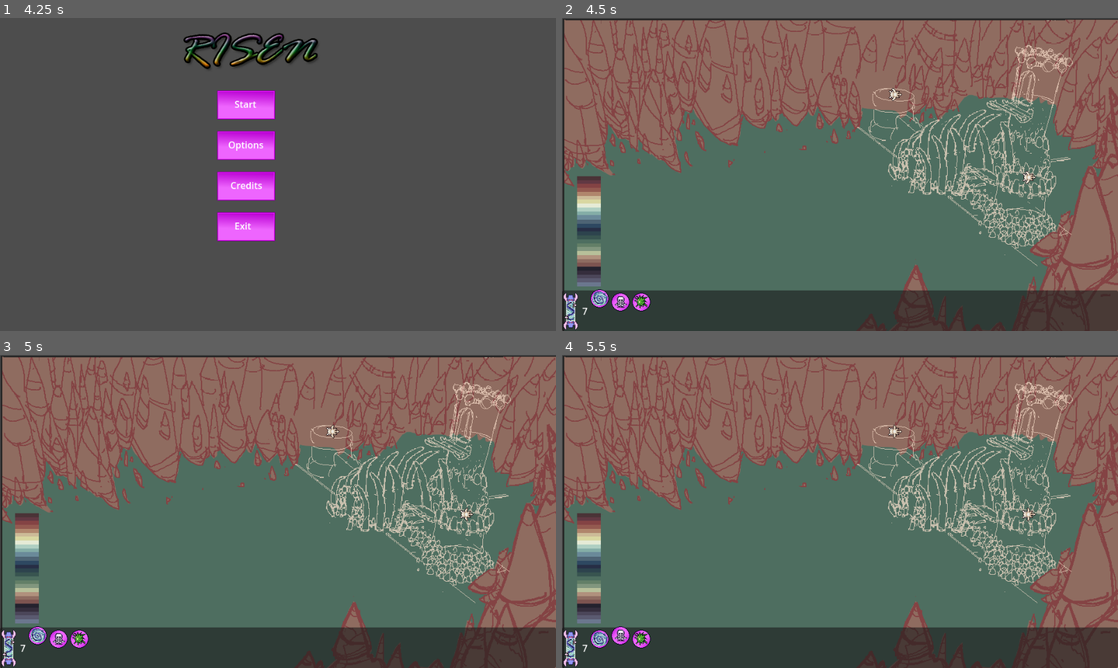
Above: before the commit, frames 1-4 (two rows, left to right).
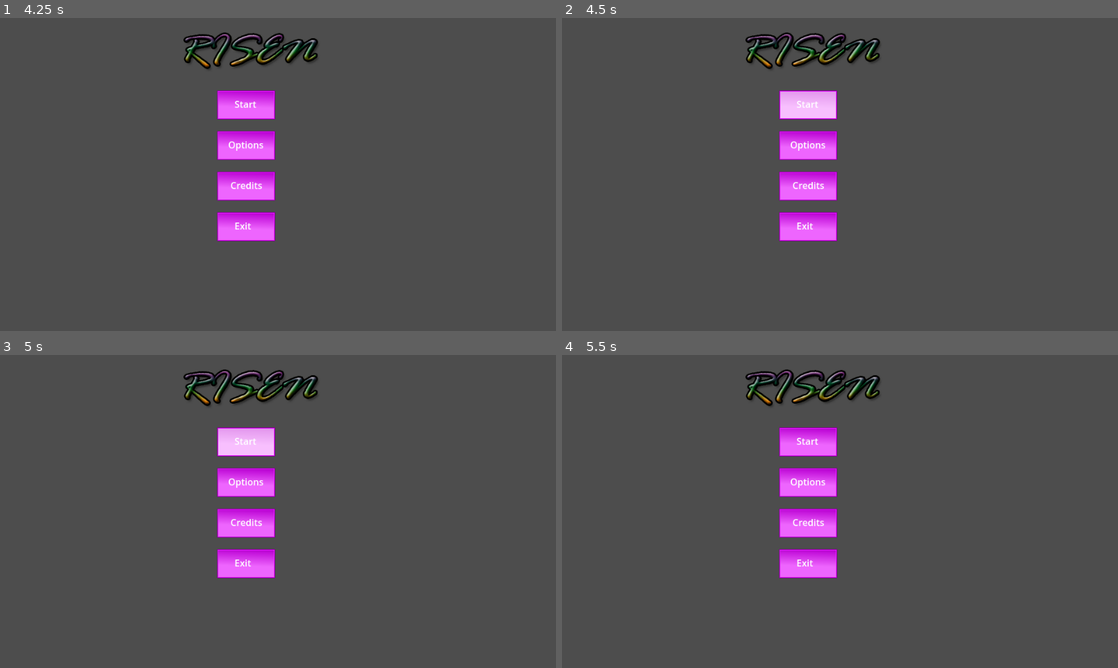
Above: after the commit, the same moments.

Repository: 00Her0/risen
Game: Godot game, scene res://Scenes/start_menu.tscn
Same seed, same stepped clock (60 frames per second), same inputs: the game is played once before the commit and once after it. Sound files missing from this copy of the repository are replaced by a short silence.
Inputs (mouse positions are in pixels of both pictures, inside the frame that each line leads up to):
- Up to frame 1 (4.25 s): click "Options" at 0.5 s; click "Mute Music" at 1.25 s; click "Mute Sound" at 2 s; click "Credits" at 2.75 s; click "Back" at 3.5 s
- Up to frame 2 (4.5 s): click "Start" at 4.25 s
- Up to frame 3 (5 s): no input
- Up to frame 4 (5.5 s): click (623, 649) at 5.02 s

Frame 1 is identical in both runs. In frame 2, 97% of the frame differs, in the area x 0-100%, y 0-100%; in frame 3, 97%; in frame 4, 97%.

Commit message:
Sounds and units
added sounds to UI and spells, also added unit variety when being spawned

Diff:
--- a/Scenes/enemy.tscn
+++ b/Scenes/enemy.tscn
@@ -6,6 +6,10 @@
 [ext_resource type="Texture2D" uid="uid://dksc1anrrjfr1" path="res://assets/HP back.png" id="4_1qivc"]
 [ext_resource type="Texture2D" uid="uid://hluqty1pngvc" path="res://assets/HP outside.png" id="5_fdwcg"]
 [ext_resource type="Texture2D" uid="uid://dk8jbh52x55g5" path="res://assets/HP progress.png" id="6_upl7w"]
+[ext_resource type="AudioStream" uid="uid://d2k50q5g01nq6" path="res://assets/Music and sounds/VOXScrm_Male Serial Killer Attacking 1_344 Audio_Screaming.wav" id="7_ea3pj"]
+[ext_resource type="AudioStream" uid="uid://bousvtdao5ypk" path="res://assets/Music and sounds/Bluezone_BC0277_weapon_smoke_grenade_launcher_003.wav" id="8_lgjtw"]
+[ext_resource type="AudioStream" uid="uid://p7407a7nijxb" path="res://assets/Music and sounds/MAGElem_Water Spell Splash Attack Medium 2_RogueWaves_DruidMagic.wav" id="9_qcg3x"]
+[ext_resource type="AudioStream" uid="uid://cimijcrb8qlo6" path="res://assets/Music and sounds/SWSH_Sword Slash Impact V2 Assorted 18_DDUMAIS_NONE.wav" id="10_pqpkd"]
 
 [sub_resource type="CapsuleShape2D" id="CapsuleShape2D_hgrnx"]
 radius = 7.0
@@ -145,6 +149,20 @@
 
 [node name="risen_damage" type="Timer" parent="."]
 
+[node name="Deathsound" type="AudioStreamPlayer" parent="."]
+stream = ExtResource("7_ea3pj")
+
+[node name="Explosionsound" type="AudioStreamPlayer" parent="."]
+stream = ExtResource("8_lgjtw")
+
+[node name="Raisesound" type="AudioStreamPlayer" parent="."]
+stream = ExtResource("9_qcg3x")
+volume_db = -15.0
+
+[node name="Attacksound" type="AudioStreamPlayer" parent="."]
+stream = ExtResource("10_pqpkd")
+volume_db = -20.0
+
 [connection signal="area_entered" from="Area2D" to="." method="_on_area_2d_area_entered"]
 [connection signal="area_exited" from="Area2D" to="." method="_on_area_2d_area_exited"]
 [connection signal="timeout" from="hit_cooldown" to="." method="_on_hit_cooldown_timeout"]
--- a/Scenes/fireball.tscn
+++ b/Scenes/fireball.tscn
@@ -1,7 +1,8 @@
-[gd_scene load_steps=4 format=3 uid="uid://cv5iib51qgmd7"]
+[gd_scene load_steps=5 format=3 uid="uid://cv5iib51qgmd7"]
 
 [ext_resource type="Script" path="res://Scripts/fireball.gd" id="1_hinsk"]
 [ext_resource type="Texture2D" uid="uid://bl10kyvr0y2ud" path="res://assets/Filler graphics/FireballProjectile.png" id="2_s1u8a"]
+[ext_resource type="AudioStream" uid="uid://scoqods1ib87" path="res://assets/Music and sounds/Bluezone_BC0290_demolisher_debris_rubble_texture_004.wav" id="3_0pf76"]
 
 [sub_resource type="CircleShape2D" id="CircleShape2D_vloog"]
 
@@ -18,5 +19,9 @@
 texture = ExtResource("2_s1u8a")
 hframes = 4
 
+[node name="Explode" type="AudioStreamPlayer" parent="."]
+stream = ExtResource("3_0pf76")
+volume_db = -20.0
+
 [connection signal="area_entered" from="." to="." method="_on_area_entered"]
 [connection signal="timeout" from="Lifetime" to="." method="_on_lifetime_timeout"]
--- a/Scenes/start_menu.gd
+++ b/Scenes/start_menu.gd
@@ -13,10 +13,15 @@
 
 func _on_start_button_pressed():
 	$AudioStreamPlayer.playing = false
+	if Currency.sound == true:
+		$Start.play()
+	await $Start.finished
 	get_tree().change_scene_to_file("res://main.tscn")
 
 
 func _on_options_button_pressed():
+	if Currency.sound == true:
+		$Click.play()
 	if $Main.visible == true:
 		$Main.visible = false
 	elif $Credit.visible == true:
@@ -25,6 +30,8 @@
 
 
 func _on_credits_button_pressed():
+	if Currency.sound == true:
+		$Click.play()
 	if $Main.visible == true:
 		$Main.visible = false
 	elif $Options.visible == true:
@@ -33,10 +40,14 @@
 
 
 func _on_exit_button_pressed():
+	if Currency.sound == true:
+		$Click.play()
 	get_tree().quit()
 
 
 func _on_mutebutton_pressed():
+	if Currency.sound == true:
+		$Click.play()
 	if $AudioStreamPlayer.playing == true:
 		$AudioStreamPlayer.playing = false
 	else:
@@ -44,16 +55,64 @@
 
 
 func _on_mute_sound_button_pressed():
-	pass # Replace with function body.
+	if Currency.sound == true:
+		$Click.play()
+		Currency.sound = false
+	else:
+		Currency.sound = true
 
 
 func _on_options_back_button_pressed():
+	if Currency.sound == true:
+		$Click.play()
 	if $Options.visible == true:
 		$Options.visible = false
 	$Main.visible = true
 
 
 func _on_credits_back_button_pressed():
+	if Currency.sound == true:
+		$Click.play()
 	if $Credit.visible == true:
 		$Credit.visible = false
 	$Main.visible = true
+
+
+func _on_start_button_mouse_entered():
+	if Currency.sound == true:
+		$Hover.play()
+
+
+func _on_credits_back_button_mouse_entered():
+	if Currency.sound == true:
+		$Hover.play()
+
+
+func _on_options_back_button_mouse_entered():
+	if Currency.sound == true:
+		$Hover.play()
+
+
+func _on_credits_button_mouse_entered():
+	if Currency.sound == true:
+		$Hover.play()
+
+
+func _on_mute_sound_button_mouse_entered():
+	if Currency.sound == true:
+		$Hover.play()
+
+
+func _on_mutebutton_mouse_entered():
+	if Currency.sound == true:
+		$Hover.play()
+
+
+func _on_exit_button_mouse_entered():
+	if Currency.sound == true:
+		$Hover.play()
+
+
+func _on_options_button_mouse_entered():
+	if Currency.sound == true:
+		$Hover.play()
--- a/Scenes/start_menu.tscn
+++ b/Scenes/start_menu.tscn
@@ -6,6 +6,9 @@
 [ext_resource type="Texture2D" uid="uid://kokvtdqpgus2" path="res://assets/button click.png" id="2_4i26q"]
 [ext_resource type="Texture2D" uid="uid://b53pt5srf7qot" path="res://assets/button hover.png" id="3_u6l4v"]
 [ext_resource type="AudioStream" uid="uid://ced15mc6xlvh1" path="res://assets/Music and sounds/Patreon Goal Reward Loops - Track 04.wav" id="6_vkl8o"]
+[ext_resource type="AudioStream" uid="uid://crbip863mh3nt" path="res://assets/Music and sounds/Impact 021.wav" id="7_uiu5f"]
+[ext_resource type="AudioStream" uid="uid://bc8ng2r331xf0" path="res://assets/Music and sounds/Impact 045.wav" id="8_kafx8"]
+[ext_resource type="AudioStream" uid="uid://vey5vebycy4i" path="res://assets/Music and sounds/CREAHmn_Test Subject 3 10_344 Audio_Zombie Specimens Vol 2.wav" id="9_kb0pu"]
 
 [node name="Start menu" type="Control"]
 layout_mode = 3
@@ -274,12 +277,30 @@
 stream = ExtResource("6_vkl8o")
 volume_db = -10.0
 
+[node name="Hover" type="AudioStreamPlayer" parent="."]
+stream = ExtResource("7_uiu5f")
+
+[node name="Click" type="AudioStreamPlayer" parent="."]
+stream = ExtResource("8_kafx8")
+
+[node name="Start" type="AudioStreamPlayer" parent="."]
+stream = ExtResource("9_kb0pu")
+
+[connection signal="mouse_entered" from="Main/StartButton" to="." method="_on_start_button_mouse_entered"]
 [connection signal="pressed" from="Main/StartButton" to="." method="_on_start_button_pressed"]
+[connection signal="mouse_entered" from="Main/OptionsButton" to="." method="_on_options_button_mouse_entered"]
 [connection signal="pressed" from="Main/OptionsButton" to="." method="_on_options_button_pressed"]
+[connection signal="mouse_entered" from="Main/CreditsButton" to="." method="_on_credits_button_mouse_entered"]
 [connection signal="pressed" from="Main/CreditsButton" to="." method="_on_credits_button_pressed"]
+[connection signal="mouse_entered" from="Main/ExitButton" to="." method="_on_exit_button_mouse_entered"]
 [connection signal="pressed" from="Main/ExitButton" to="." method="_on_exit_button_pressed"]
+[connection signal="mouse_entered" from="Options/Mutebutton" to="." method="_on_mutebutton_mouse_entered"]
 [connection signal="pressed" from="Options/Mutebutton" to="." method="_on_mutebutton_pressed"]
+[connection signal="mouse_entered" from="Options/MuteSoundButton" to="." method="_on_mute_sound_button_mouse_entered"]
 [connection signal="pressed" from="Options/MuteSoundButton" to="." method="_on_mute_sound_button_pressed"]
+[connection signal="mouse_entered" from="Options/CreditsButton" to="." method="_on_credits_button_mouse_entered"]
 [connection signal="pressed" from="Options/CreditsButton" to="." method="_on_credits_button_pressed"]
+[connection signal="mouse_entered" from="Options/OptionsBackButton" to="." method="_on_options_back_button_mouse_entered"]
 [connection signal="pressed" from="Options/OptionsBackButton" to="." method="_on_options_back_button_pressed"]
+[connection signal="mouse_entered" from="Credit/CreditsBackButton" to="." method="_on_credits_back_button_mouse_entered"]
 [connection signal="pressed" from="Credit/CreditsBackButton" to="." method="_on_credits_back_button_pressed"]
--- a/Scripts/Enemies.gd
+++ b/Scripts/Enemies.gd
@@ -4,7 +4,10 @@
 @onready var waves = [ # I made it this way so we can add different types of enemies leter more easily
 	[[e],[e,e,e],[e,e,e]], # this is one wave
 	[[e,e]], # e means one enemy, so this wave has two enemies that spawn at the same
-	[[e,e],[e,e]] # this wave has two groups, one spawns then five seconds later the other spawns
+	[[e,e],[e,e]],
+	[[e,e,e,e],[e,e,e]],
+	[[e,e],[e,e,e,e,e,e,e]],
+	[[e,e,e,e,e,e],[e,e,e]] # this wave has two groups, one spawns then five seconds later the other spawns
 	# josh if that doesnt make sense just @ me on discord :)
 	# I like that because later we can change the letters to mean
 	# different units later and have stats vary depending on unit and wave
--- a/Scripts/Enemy.gd
+++ b/Scripts/Enemy.gd
@@ -1,9 +1,9 @@
 extends Area2D
 
 
-@export var speed = 20
-@export var attack_power = 5
-@export var health := 100
+@export var speed: int
+@export var attack_power: int
+@export var health: int
 var targeted
 @onready var anim = $AnimatedSprite2D
 @onready var attack_delay = $hit_cooldown
@@ -11,13 +11,19 @@
 @onready var hp_bar = $"Hp bar"
 @onready var explosion = preload("res://Scenes/explosion.tscn")
 @onready var target = "none"
+var unit_stats = {"Spearman": {"Health":100, "Attack": 5, "Speed": 20,},"Archer": {"Health":50, "Attack": 8, "Speed": 25,}, "Knight": {"Health":200, "Attack": 10, "Speed": 35,}, "Swordman": {"Health":150, "Attack": 5, "Speed": 10,}}
+var unit_list = ["Spearman","Archer","Knight","Swordman"]
+var unit_type
 var state
 var wall
 signal i_died(enemy_node)
 var temp_attack_power
-var temp_health := health
+var temp_health
 func _ready():
 	state = "move"
+	unit_type = unit_list.pick_random()
+	assign_stats()
+	temp_health = health
 	hp_bar.max_value = health
 
 
@@ -38,6 +44,7 @@
 	if state != "dead":
 		if state == "risen":
 			#if anim.animation != "Attack":
+				$Attacksound.play()
 				anim.play("Attack")
 #				return
 #			else:
@@ -74,6 +81,7 @@
 func die():
 	#Currency.dead_list.append(self.position)
 	state = "dead"
+	$Deathsound.play()
 	hp_bar.visible = false
 	remove_from_group("enemy") # for dragon targetting hopefully this won't break anything
 	Currency.add_dead(self)
@@ -88,6 +96,7 @@
 #Risen state code here
 func raise():
 	state = "risen"
+	$Raisesound.play()
 	undead_targetting.get_node("Undead collider").disabled = false
 	$risen_damage.start()
 	# Code here for recovering stats from before death
@@ -119,6 +128,8 @@
 	return target
 
 func explode(): #spawn an explosion (then get rid of my body)
+	$Explosionsound.play()
+	await $Explosionsound.finished
 	var temp = explosion.instantiate()
 	temp.position = position
 	get_parent().add_child(temp)
@@ -170,3 +181,23 @@
 
 func _on_risen_damage_timeout():
 	health -= 5
+
+
+func assign_stats(): #Assign stats for the unit and swap sprites for the appropriate unit
+	match unit_type:
+		"Spearman":
+			health = unit_stats["Spearman"]["Health"]
+			attack_power = unit_stats["Spearman"]["Attack"]
+			speed = unit_stats["Spearman"]["Speed"]
+		"Archer":
+			health = unit_stats["Archer"]["Health"]
+			attack_power = unit_stats["Archer"]["Attack"]
+			speed = unit_stats["Archer"]["Speed"]
+		"Knight":
+			health = unit_stats["Knight"]["Health"]
+			attack_power = unit_stats["Knight"]["Attack"]
+			speed = unit_stats["Knight"]["Speed"]
+		"Swordman":
+			health = unit_stats["Swordman"]["Health"]
+			attack_power = unit_stats["Swordman"]["Attack"]
+			speed = unit_stats["Swordman"]["Speed"]
--- a/Scripts/Fireball.gd
+++ b/Scripts/Fireball.gd
@@ -18,6 +18,7 @@
 
 func _on_area_entered(area):
 	if area.is_in_group("enemy"):
+		$Explode.play()
 		area.take_damage(damage)
 		queue_free()
 
--- a/Scripts/currency.gd
+++ b/Scripts/currency.gd
@@ -1,5 +1,6 @@
 extends Node
 
+var sound = true
 var souls := 7 # CHANGED FOR TESTING
 var soul_list = []
 
Not shown: 1 places in Scenes/enemy.tscn that only renumber resources
Not shown: 1 places in Scenes/start_menu.tscn that only renumber resources
Not shown, added: assets/Music and sounds/Bluezone_BC0277_weapon_smoke_grenade_launcher_003.wav.import
Not shown, added: assets/Music and sounds/Bluezone_BC0290_demolisher_debris_rubble_texture_004.wav.import
Not shown, added: assets/Music and sounds/CREAHmn_Test Subject 3 10_344 Audio_Zombie Specimens Vol 2.wav.import
Not shown, added: assets/Music and sounds/Impact 021.wav.import
Not shown, added: assets/Music and sounds/Impact 045.wav.import
Not shown, added: assets/Music and sounds/MAGElem_Water Spell Splash Attack Medium 2_RogueWaves_DruidMagic.wav.import
Not shown, added: assets/Music and sounds/SWSH_Sword Slash Impact V2 Assorted 18_DDUMAIS_NONE.wav.import
Not shown, added: assets/Music and sounds/VOXScrm_Male Serial Killer Attacking 1_344 Audio_Screaming.wav.import
Not shown, added: assets/Music and sounds/Bluezone_BC0277_weapon_smoke_grenade_launcher_003.wav
Not shown, added: assets/Music and sounds/Bluezone_BC0290_demolisher_debris_rubble_texture_004.wav
(and 6 more such lines)
